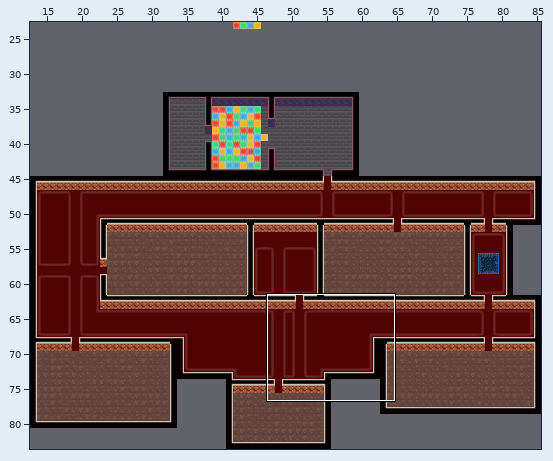
An edit to a level. Tiled map, Mirror/assets/level/Tiled/map.tmx. Above, an overview of the earlier version with the close-up marked.
Close-up. Before the commit:
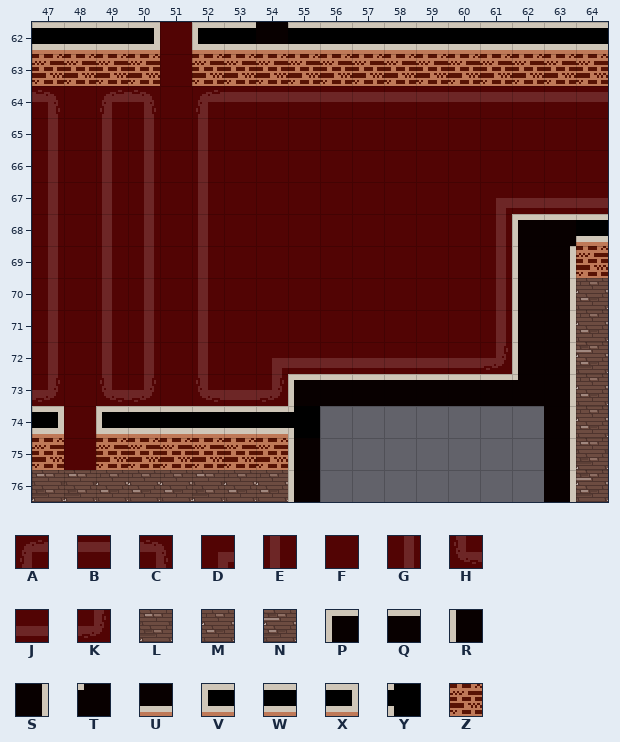
Cells are 32x32 px. Shown: x 47..64, y 62..76. The commit also changed other parts of the map, which this record leaves out. Not drawn, because the pictures are missing: unchanged layer "Objects".
Key: from "floor": A 0, B 1, C 2, D 3, E 5, F 6, G 7, H 10, J 11, K 12, L 25, M 26, N 27; from "wall": P 0, Q 1, R 5, S 7, T 9, U 11, V 15, W 16, X 17, Y 18, Z 23.
_ is an empty cell.
Layer "Floor" before, first column x 47:
62 ____F_____________
63 ____F_____________
64 CFACFABBBBBBBBBBBB
65 GFEGFEFFFFFFFFFFFF
66 GFEGFEFFFFFFFFFFFF
67 GFEGFEFFFFFFFFDJJJ
68 GFEGFEFFFFFFFFG___
69 GFEGFEFFFFFFFFG___
70 GFEGFEFFFFFFFFG__M
71 GFEGFEFFFFFFFFG__M
72 GFEGFEFDJJJJJJK__N
73 KFHKFHJK_________M
74 _F_______________M
75 _F_______________L
76 LLMMMLMM_________N
Layer "Wall" before, first column x 47:
62 WWWX_VWUWWWWWWWWWW
63 ZZZZ_ZZZZZZZZZZZZZ
64 __________________
65 __________________
66 __________________
67 __________________
68 _______________PQW
69 _______________RSZ
70 _______________RS_
71 _______________RS_
72 _______________RS_
73 ________PQQQQQQTS_
74 X_VWWWWWY_______S_
75 Z_ZZZZZZR_______S_
76 ________R_______S_
After the commit:
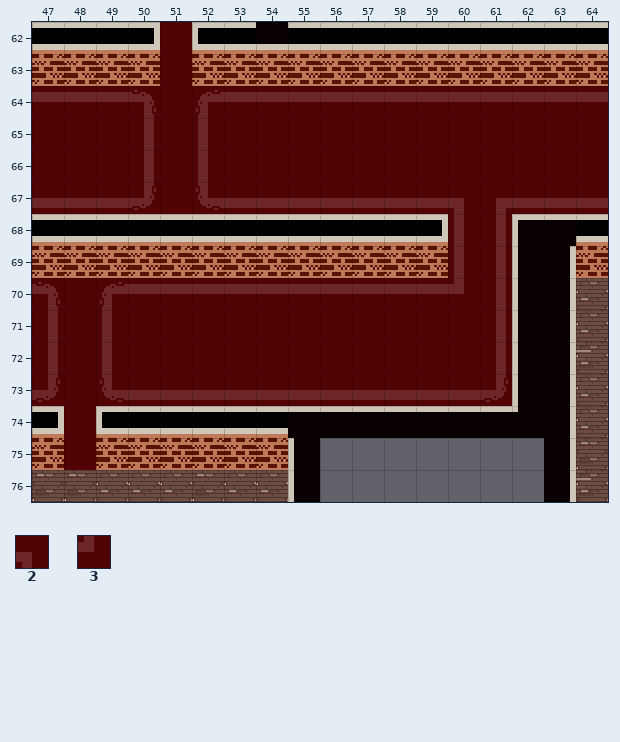
Further tiles: from "floor": 2 4, 3 9.
Change:
Changed rows in their new state; . is an unchanged cell.
Layer "Floor":
first column x 47:
64 BBB............
65 F.F............
66 F.F............
67 JJJK.HJJJJJJJ2.
68 .............E.
69 .............E.
70 C.ABBBBBBBBBB3.
71 ...F.F.........
72 ...F.F.FFFFFFFG
73 ...JJJ.JJJJJJJK
Layer "Wall":
first column x 47:
68 WWWWWWWWWWWWX
69 ZZZZZZZZZZZZZ
first column x 55:
73 _______R
74 QQQQQQQT
